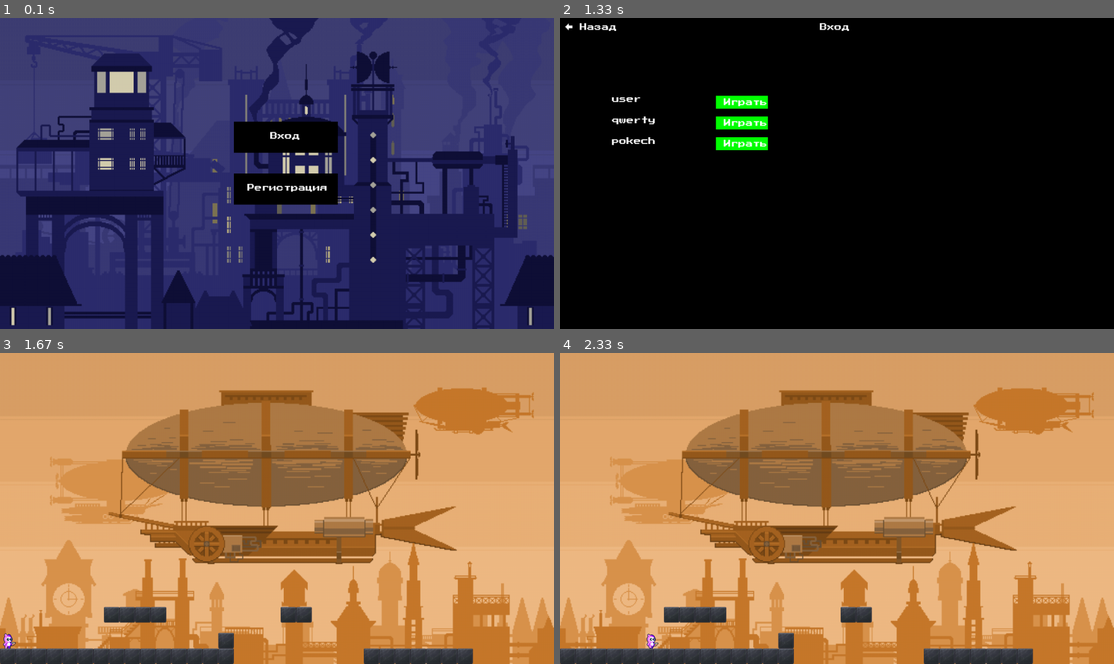
Above: before the commit, frames 1-4 (two rows, left to right).
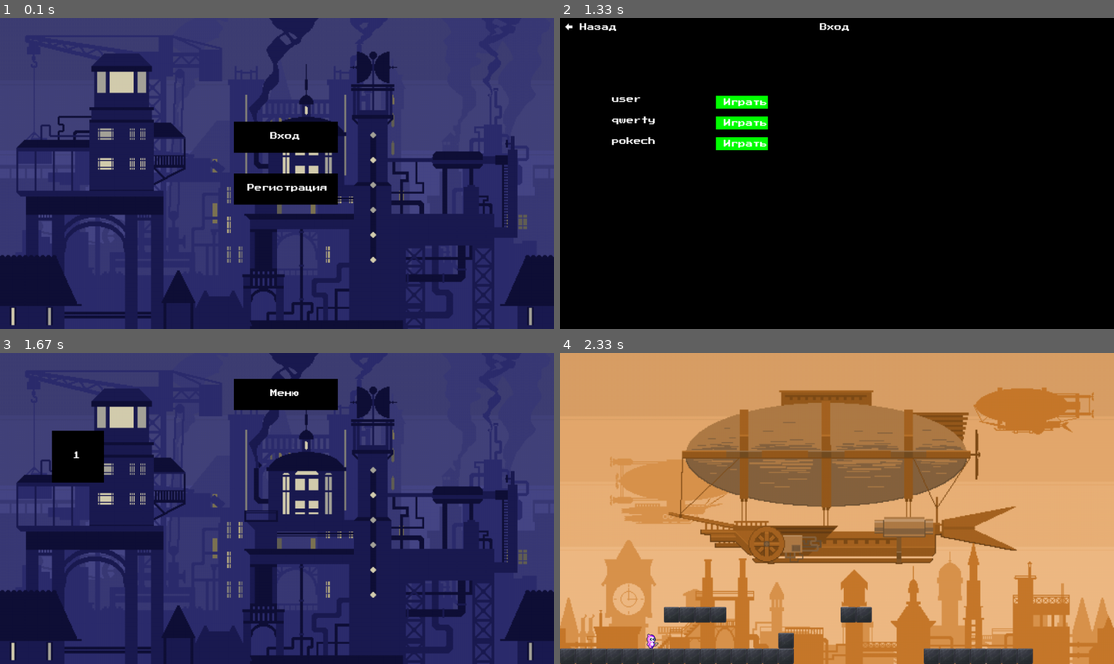
Above: after the commit, the same moments.

Repository: kira-perechesova/pygame_project
Game: pygame game, started from reg_move.py
The game is run twice, just before and just after one commit, with the same random seed, the same clock (stepped at 60 frames per second) and the same inputs.
Inputs (mouse positions are in pixels of both pictures, inside the frame that each line leads up to):
- Up to frame 1 (0.1 s): no input
- Up to frame 2 (1.33 s): click (837, 173) at 0.38 s; click "← Назад" at 0.72 s; click "Вход" at 1.05 s
- Up to frame 3 (1.67 s): click "Играть" at 1.38 s
- Up to frame 4 (2.33 s): click (637, 455) at 1.72 s; hold Right from 2 s (still down)

Frames 1-2 are identical in both runs. In frame 3, 100% of the frame differs, in the area x 0-100%, y 0-100%; in frame 4, nothing differs.

Commit message:
menu added

Diff:
--- a/game/board/board.py
+++ /dev/null
@@ -1,50 +0,0 @@
-import sys
-import pygame
-
-border_group = pygame.sprite.Group()
-player_group = pygame.sprite.Group()
-
-class Border(pygame.sprite.Sprite):
-    def __init__(self, group, x1, y1, x2, y2):
-        super().__init__(group)
-        self.image = pygame.image.load('../../images/for_levels/platform.png').convert()
-        self.image = pygame.transform.scale(self.image, (x2 - x1, y2 - y1))
-        self.rect = self.image.get_rect()
-        self.rect.x = x1
-        self.rect.y = y1
-
-class Player(pygame.sprite.Sprite):
-    def __init__(self, group, x, y):
-        super().__init__(group)
-        self.image = pygame.image.load('../../images/character/character1/walk/Walk_1.png').convert_alpha()
-        self.rect = self.image.get_rect()
-        self.rect.x = x
-        self.rect.y = y
-        self.velocity_y = 5
-
-    def update(self):
-        if not pygame.sprite.spritecollideany(self, border_group):
-            self.rect.y += self.velocity_y
-
-pygame.init()
-size = width, height = 1066, 600
-screen = pygame.display.set_mode(size)
-
-background = pygame.image.load('../../images/for_levels/background/background1.png').convert()
-
-Border(border_group, 400, 500, 500, 600)
-player = Player(player_group, 450, 200)
-
-clock = pygame.time.Clock()
-
-while True:
-    for event in pygame.event.get():
-        if event.type == pygame.QUIT:
-            sys.exit()
-
-    player_group.update()
-    screen.blit(background, (0, 0))
-    border_group.draw(screen)
-    player_group.draw(screen)
-    pygame.display.flip()
-    clock.tick(60)
--- /dev/null
+++ b/menu.py
@@ -0,0 +1,74 @@
+import pygame
+import sys
+from os import walk
+from reg_move import draw_game_scene
+
+
+pygame.init()
+
+WIDTH, HEIGHT = 1066, 600
+screen = pygame.display.set_mode((WIDTH, HEIGHT))
+pygame.display.set_caption('Платформер')
+
+# Цвета
+WHITE = (255, 255, 255)
+BLACK = (0, 0, 0)
+BLUE = (0, 0, 255)
+GREEN = (0, 255, 0)
+RED = (255, 0, 0)
+GREY = (100, 100, 100)
+
+font = pygame.font.Font('fonts/PressStart2P-Regular.ttf', 14)
+background_image = pygame.image.load('images/for_levels/background/background2.png')
+background_image = pygame.transform.scale(background_image, (WIDTH, HEIGHT))
+
+
+
+def draw_menu():
+    screen.blit(background_image, (0, 0))
+
+    caption = pygame.Rect(450, 50, 200, 60)
+
+    pygame.draw.rect(screen, BLACK, caption)
+
+    caption_text = font.render('Меню', True, WHITE)
+    screen.blit(caption_text, (caption.x + 70, caption.y + 20))
+    filenames = next(walk("levels"), (None, None, []))[2]
+    print(filenames)
+
+    buttons = []
+    for i in range(len(filenames)):
+        x = (i % 6) * 100 + 100
+        y = (i// 6) * 100 + 150
+        button = pygame.Rect(x, y, 100, 100)
+        pygame.draw.rect(screen, BLACK, button)
+        buttons.append(button)
+        button_text = font.render(filenames[i].rstrip(".json"), True, WHITE)
+        screen.blit(button_text, (x + 40, y + 40))
+
+    pygame.display.flip()
+    return buttons
+
+def menu(id):
+    clock = pygame.time.Clock()
+    buttons = draw_menu()
+    while True:
+
+        for event in pygame.event.get():
+            mouse_pos = event.pos
+            if event.type == pygame.QUIT:
+                pygame.quit()
+                sys.exit()
+            for i in buttons:
+                if event.type == pygame.MOUSEBUTTONDOWN:
+                    if i.collidepoint(mouse_pos):
+                        draw_game_scene(id)
+
+
+
+
+
+        clock.tick(30)
+
+if __name__ == '__main__':
+    menu(1)
--- a/reg_move.py
+++ b/reg_move.py
@@ -1,6 +1,7 @@
 import pygame
 import sys
 import sqlite3
+from menu import *
 
 pygame.init()
 
@@ -460,7 +461,7 @@
         elif current_screen == 'register':
             draw_register_screen(username_text, character_id)
         elif current_screen == 'game_scene':
-            draw_game_scene(character_id)
+            menu(character_id)
 
         clock.tick(30)
 
Empty file added: levels/1.json
